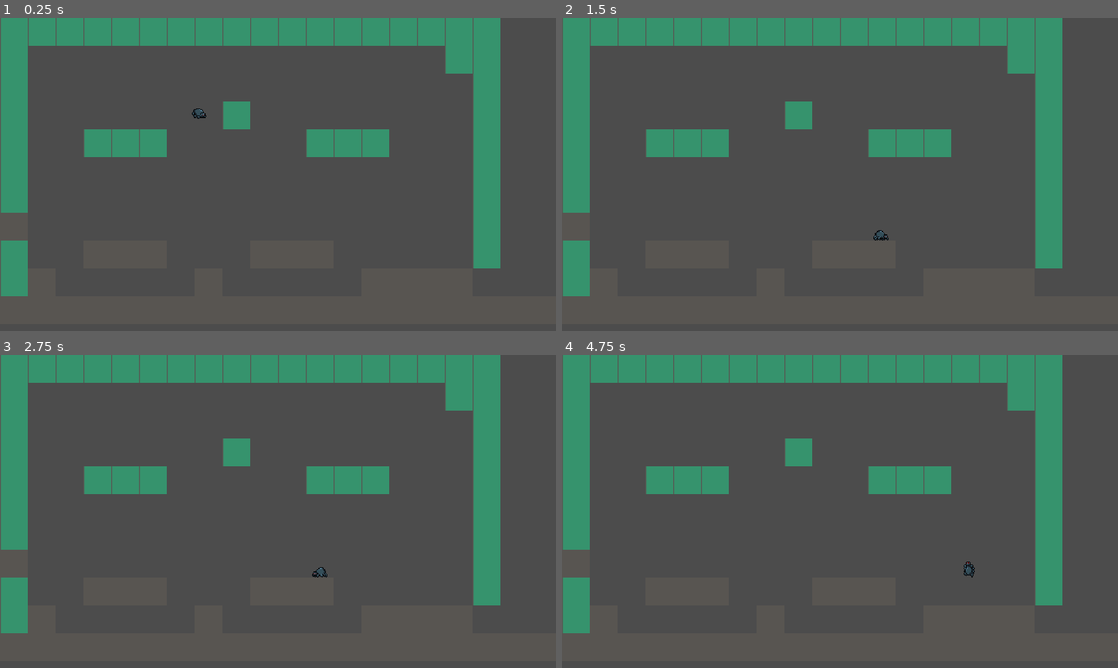
Above: before the commit, frames 1-4 (two rows, left to right).
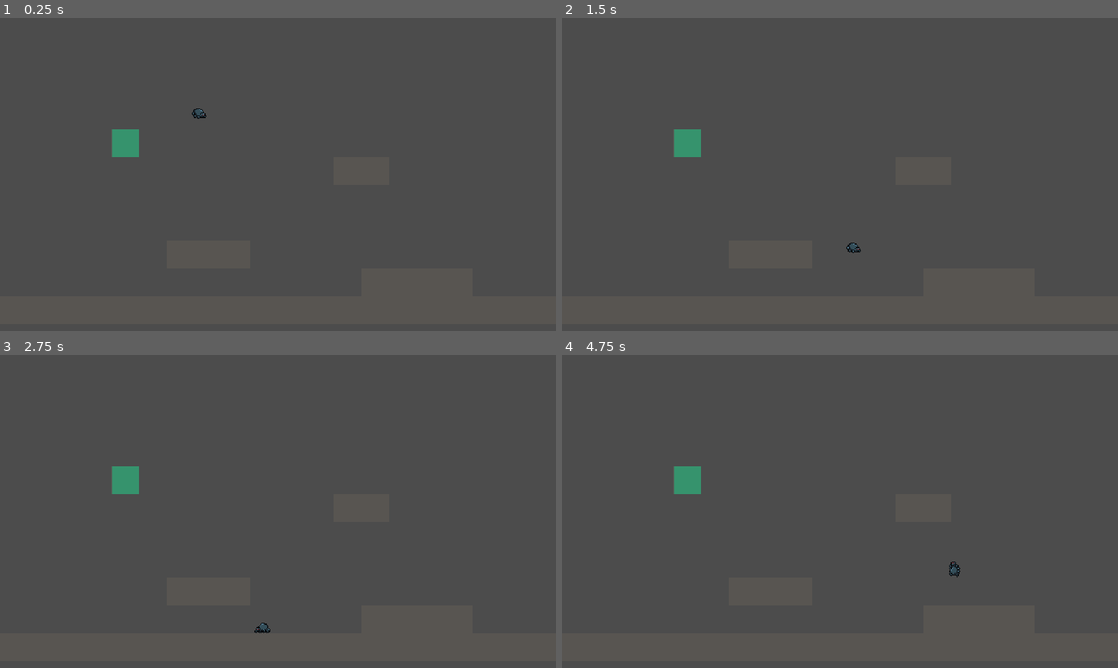
Above: after the commit, the same moments.

Repository: cinnamonmadi/itsybitsy
Game: Godot game, scene res://level.tscn
The game is run twice, just before and just after one commit, with the same random seed, the same clock (stepped at 60 frames per second) and the same inputs.
Inputs:
- Up to frame 1 (0.25 s): no input
- Up to frame 2 (1.5 s): hold D (right) from 0.53 s (still down); tap Shift (web) at 0.6, 1.35 s; tap Space (jump) at 0.77 s
- Up to frame 3 (2.75 s): tap Space (jump) at 1.52 s; release D (right) at 2.03 s; hold A (left) from 2.03 s (still down); tap Shift (web) at 2.1 s
- Up to frame 4 (4.75 s): release A (left) at 2.78 s; hold D (right) 2.78-4.28 s; tap Shift (web) at 2.85, 3.6, 4.35 s; tap Space (jump) at 3.02, 3.77, 4.52 s; hold A (left) from 4.28 s (still down)

The runs differ from the first frame. In frame 1, 18% of the frame differs, in the area x 0-90%, y 0-89%; in frame 2, 18%; in frame 3, 18%; in frame 4, 18%.

Commit message:
Added web segment
Signed-off-by: Mechwhale <mechwhale@gmail.com>

Diff:
--- a/level.tscn
+++ b/level.tscn
@@ -61,7 +61,7 @@
 cell_custom_transform = Transform2D( 32, 0, 0, 32, 0, 0 )
 collision_mask = 3
 format = 1
-tile_data = PoolIntArray( -65525, 1, 0, -65524, 1, 0, -65523, 1, 0, 0, 1, 0, 1, 1, 0, 2, 1, 0, 3, 1, 0, 4, 1, 0, 5, 1, 0, 6, 1, 0, 7, 1, 0, 8, 1, 0, 9, 1, 0, 10, 1, 0, 11, 1, 0, 12, 1, 0, 13, 1, 0, 14, 1, 0, 15, 1, 0, 16, 1, 0, 17, 1, 0, 65536, 1, 0, 65552, 1, 0, 65553, 1, 0, 131072, 1, 0, 131089, 1, 0, 196608, 1, 0, 196616, 1, 0, 196625, 1, 0, 262144, 1, 0, 262147, 1, 0, 262148, 1, 0, 262149, 1, 0, 262155, 1, 0, 262156, 1, 0, 262157, 1, 0, 262161, 1, 0, 327680, 1, 0, 327697, 1, 0, 393216, 1, 0, 393233, 1, 0, 458752, 0, 0, 458769, 1, 0, 524288, 1, 0, 524291, 0, 0, 524292, 0, 0, 524293, 0, 0, 524297, 0, 0, 524298, 0, 0, 524299, 0, 0, 524305, 1, 0, 589824, 1, 0, 589825, 0, 0, 589831, 0, 0, 589837, 0, 0, 589838, 0, 0, 5898 …(304 unchanged characters)…
+tile_data = PoolIntArray( 262148, 1, 0, 327692, 0, 0, 327693, 0, 0, 524294, 0, 0, 524295, 0, 0, 524296, 0, 0, 589837, 0, 0, 589838, 0, 0, 5898 …(304 unchanged characters)…
 
 [node name="spider" parent="." instance=ExtResource( 2 )]
 position = Vector2( 229, 97 )
--- a/project.godot
+++ b/project.godot
@@ -102,32 +102,32 @@
 }
 left={
 "deadzone": 0.5,
-"events": [ Object(InputEventKey,"resource_local_to_scene":false,"resource_name":"","device":0,"alt":false,"shift":false,"control":false,"meta":false,"command":false,"pressed":false,"scancode":65,"physical_scancode":0,"unicode":0,"echo":false,"script":null)
+"events": [ Object(InputEventKey,"resource_local_to_scene":false,"resource_name":"","device":0,"alt":false,"shift":false,"control":false,"meta":false,"command":false,"pressed":false,"scancode":65,"unicode":0,"echo":false,"script":null)
  ]
 }
 right={
 "deadzone": 0.5,
-"events": [ Object(InputEventKey,"resource_local_to_scene":false,"resource_name":"","device":0,"alt":false,"shift":false,"control":false,"meta":false,"command":false,"pressed":false,"scancode":68,"physical_scancode":0,"unicode":0,"echo":false,"script":null)
+"events": [ Object(InputEventKey,"resource_local_to_scene":false,"resource_name":"","device":0,"alt":false,"shift":false,"control":false,"meta":false,"command":false,"pressed":false,"scancode":68,"unicode":0,"echo":false,"script":null)
  ]
 }
 up={
 "deadzone": 0.5,
-"events": [ Object(InputEventKey,"resource_local_to_scene":false,"resource_name":"","device":0,"alt":false,"shift":false,"control":false,"meta":false,"command":false,"pressed":false,"scancode":87,"physical_scancode":0,"unicode":0,"echo":false,"script":null)
+"events": [ Object(InputEventKey,"resource_local_to_scene":false,"resource_name":"","device":0,"alt":false,"shift":false,"control":false,"meta":false,"command":false,"pressed":false,"scancode":87,"unicode":0,"echo":false,"script":null)
  ]
 }
 down={
 "deadzone": 0.5,
-"events": [ Object(InputEventKey,"resource_local_to_scene":false,"resource_name":"","device":0,"alt":false,"shift":false,"control":false,"meta":false,"command":false,"pressed":false,"scancode":83,"physical_scancode":0,"unicode":0,"echo":false,"script":null)
+"events": [ Object(InputEventKey,"resource_local_to_scene":false,"resource_name":"","device":0,"alt":false,"shift":false,"control":false,"meta":false,"command":false,"pressed":false,"scancode":83,"unicode":0,"echo":false,"script":null)
  ]
 }
 jump={
 "deadzone": 0.5,
-"events": [ Object(InputEventKey,"resource_local_to_scene":false,"resource_name":"","device":0,"alt":false,"shift":false,"control":false,"meta":false,"command":false,"pressed":false,"scancode":32,"physical_scancode":0,"unicode":0,"echo":false,"script":null)
+"events": [ Object(InputEventKey,"resource_local_to_scene":false,"resource_name":"","device":0,"alt":false,"shift":false,"control":false,"meta":false,"command":false,"pressed":false,"scancode":32,"unicode":0,"echo":false,"script":null)
  ]
 }
 web={
 "deadzone": 0.5,
-"events": [ Object(InputEventKey,"resource_local_to_scene":false,"resource_name":"","device":0,"alt":false,"shift":false,"control":false,"meta":false,"command":false,"pressed":false,"scancode":16777237,"physical_scancode":0,"unicode":0,"echo":false,"script":null)
+"events": [ Object(InputEventKey,"resource_local_to_scene":false,"resource_name":"","device":0,"alt":false,"shift":false,"control":false,"meta":false,"command":false,"pressed":false,"scancode":16777237,"unicode":0,"echo":false,"script":null)
  ]
 }
 
Binary file added: web.png
Not shown, added: web.png.import
Not shown, removed: .gitignore
